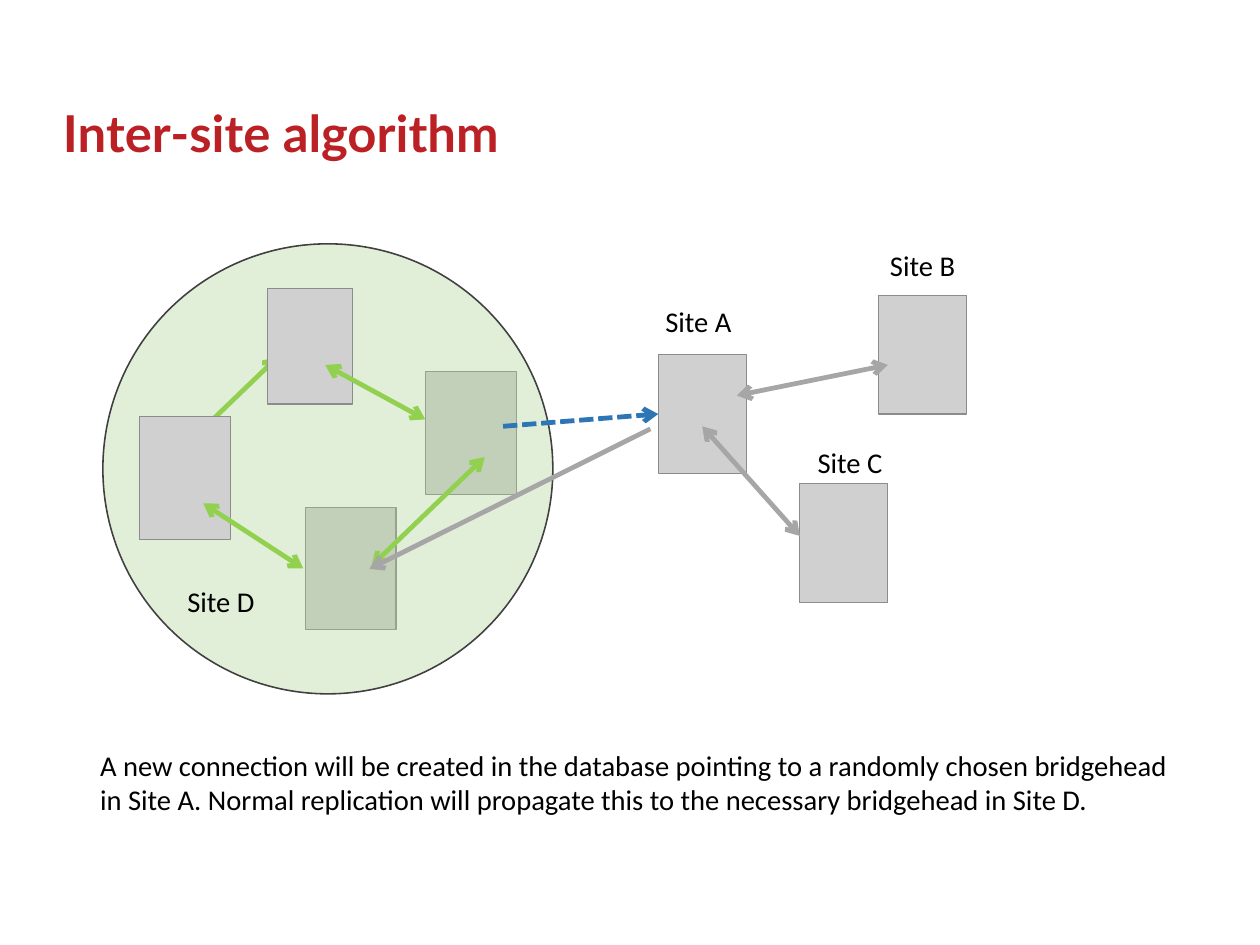
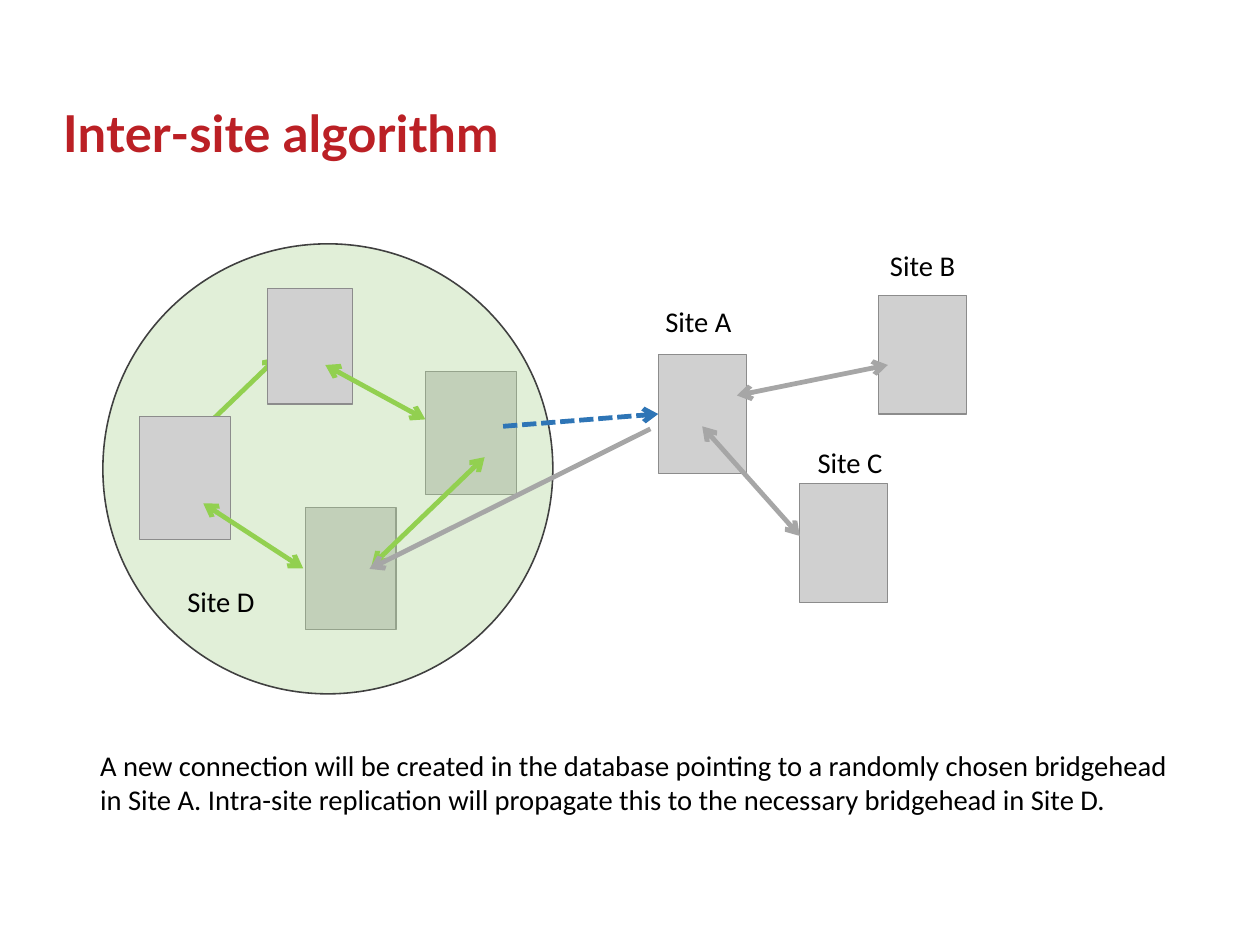
Before and after one commit to GSam/Slides, a slide deck: slide 21 of Samba KCC.pptx (slide 20 before the commit). Drawn at 1260x945 pixels with LibreOffice and Linux fonts; fonts in the diff are those of the drawing; grey boxes stand for pictures; background and template pictures are left out. Boxes give left, top, right and bottom in pixels: in the first picture for what was removed or moved away, otherwise in the second. Text is boxed around its words. In the diff, an @@ line names an element or a change of style, - is before the commit and + after.

```diff
--- a/Samba KCC.pptx
+++ b/Samba KCC.pptx
@@ text at (100,756,1167,815): text changed @@
-A new connection will be created in the database pointing to a randomly chosen bridgehead
-in Site A. Normal replication will propagate this to the necessary bridgehead in Site D.
+A new connection will be created in the database pointing to a randomly chosen bridgehead
+in Site A. Intra-site replication will propagate this to the necessary bridgehead in Site D.
```
Also in this commit, not shown: 3 other slides changed, 4 slides added, 2 slides removed, 1 other file.
